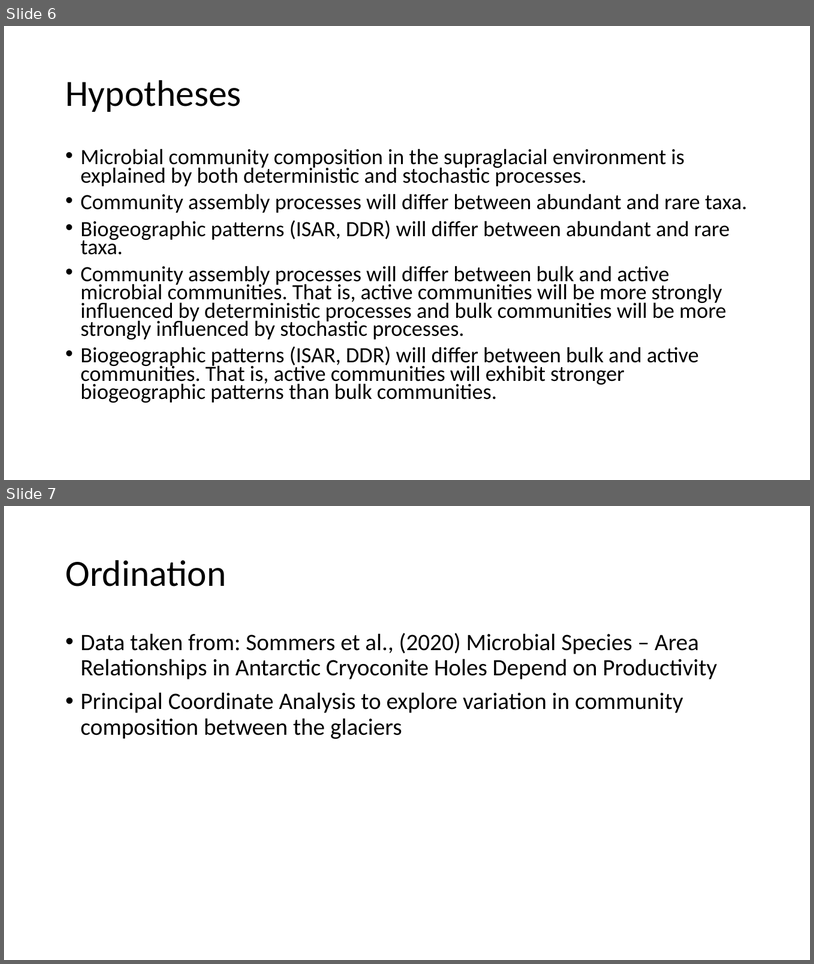
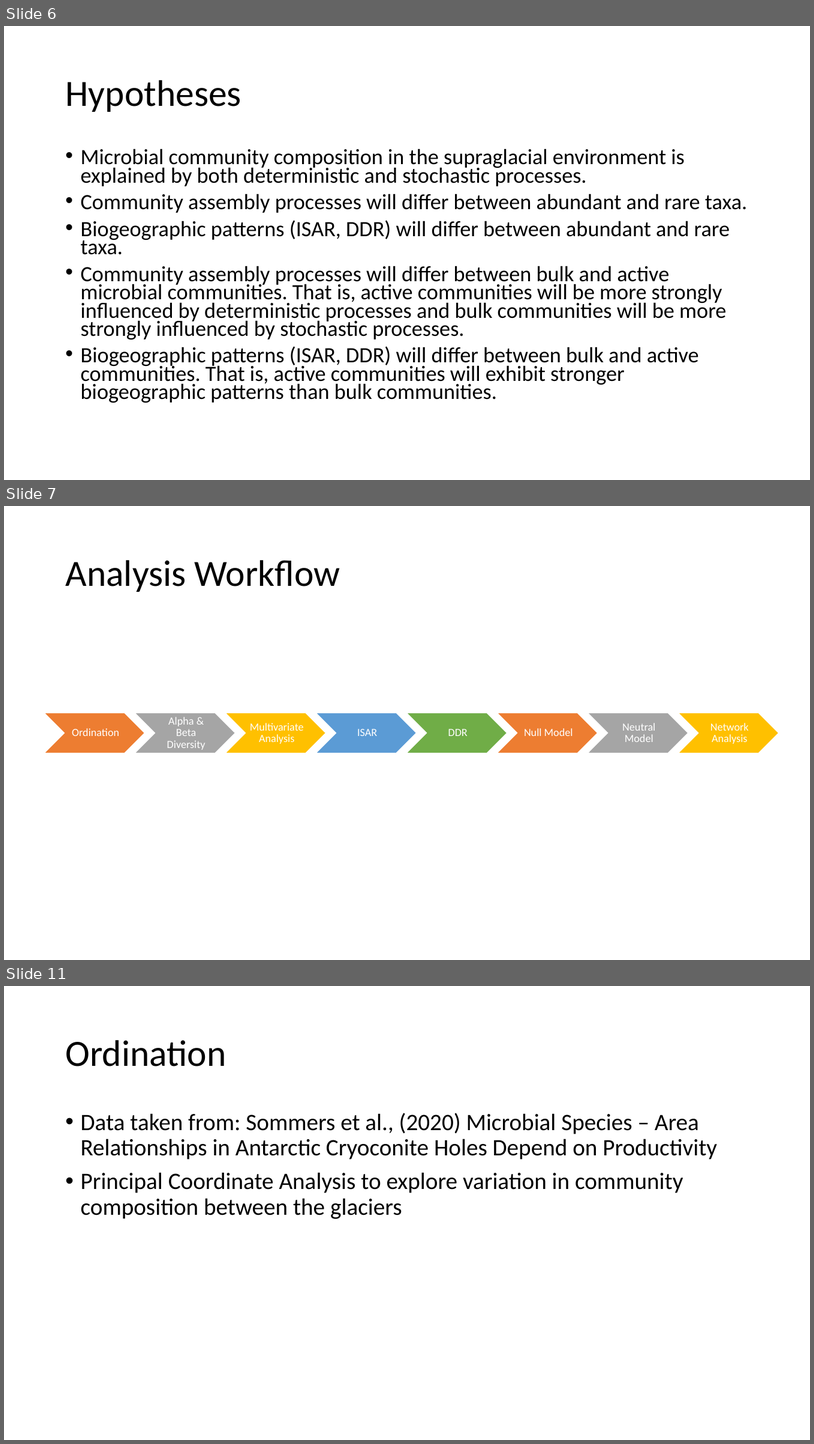
Before and after one commit to amysolman/PhD, a slide deck: Projects/Chapter1/community-assembly.pptx. Shown one above the other, each under a label of ours: slides 6 and 7 before the commit, slides 6, 7 and 11 after it; the slides between them are not shown. The pictures are 814x964 and 814x1444 pixels, drawn with LibreOffice and Linux fonts; fonts in the diff are those of the drawing. Boxes give left, top, right and bottom in pixels: in the first picture for what was removed or moved away, otherwise in the second. Text is boxed around its words. In the diff, an @@ line names an element or a change of style, - is before the commit and + after.

```diff
--- a/Projects/Chapter1/community-assembly.pptx
+++ b/Projects/Chapter1/community-assembly.pptx
@@ slide 7 added at [4, 506, 810, 960], background #FFFFFF @@
@@ title added at [65, 560, 341, 592], 44 pt, text #000000 @@
+Analysis Workflow
@@ group added at [44, 713, 779, 753]: 8 chevrons, 8 texts @@
+Ordination
+Alpha & Beta Diversity
+Multivariate Analysis
+ISAR
+DDR
+Null Model
+Neutral Model
+Network Analysis
@@ what was slide 7 is now slide 11 @@
```
Also in this commit, not shown: 3 other slides added, 10 other files.
